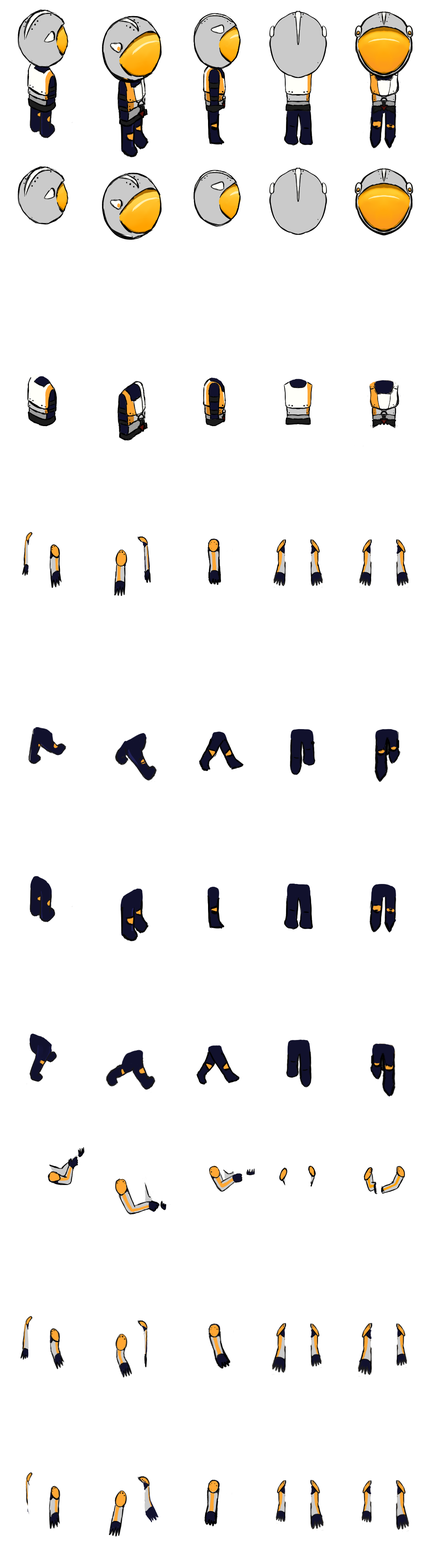
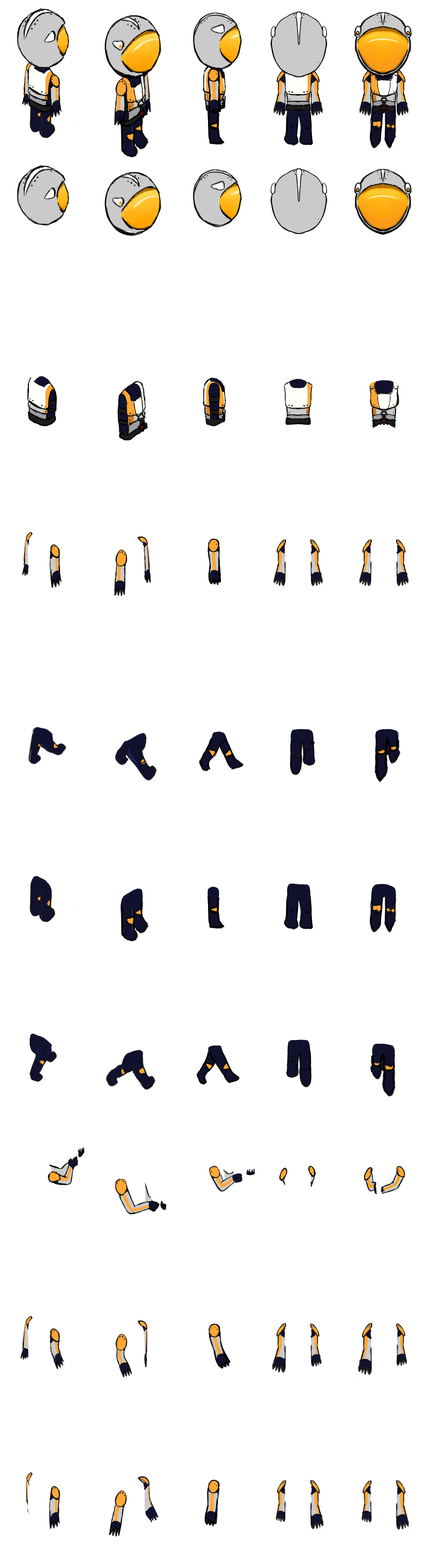
Before/after of a 429px x 1568px layered artwork. What changed in the layer stack:
painted on "lines head" over [16, 124, 414, 240]
painted on "color" (1st of 7, in "Layer 52" › "heads") over [16, 99, 414, 240]
